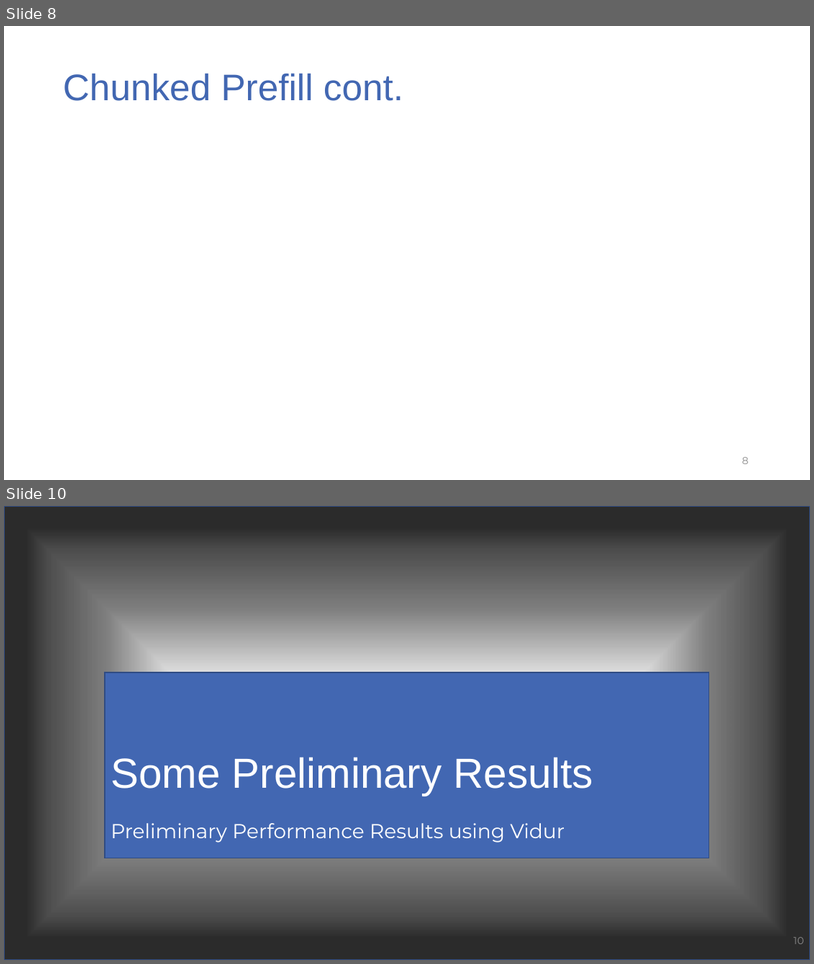
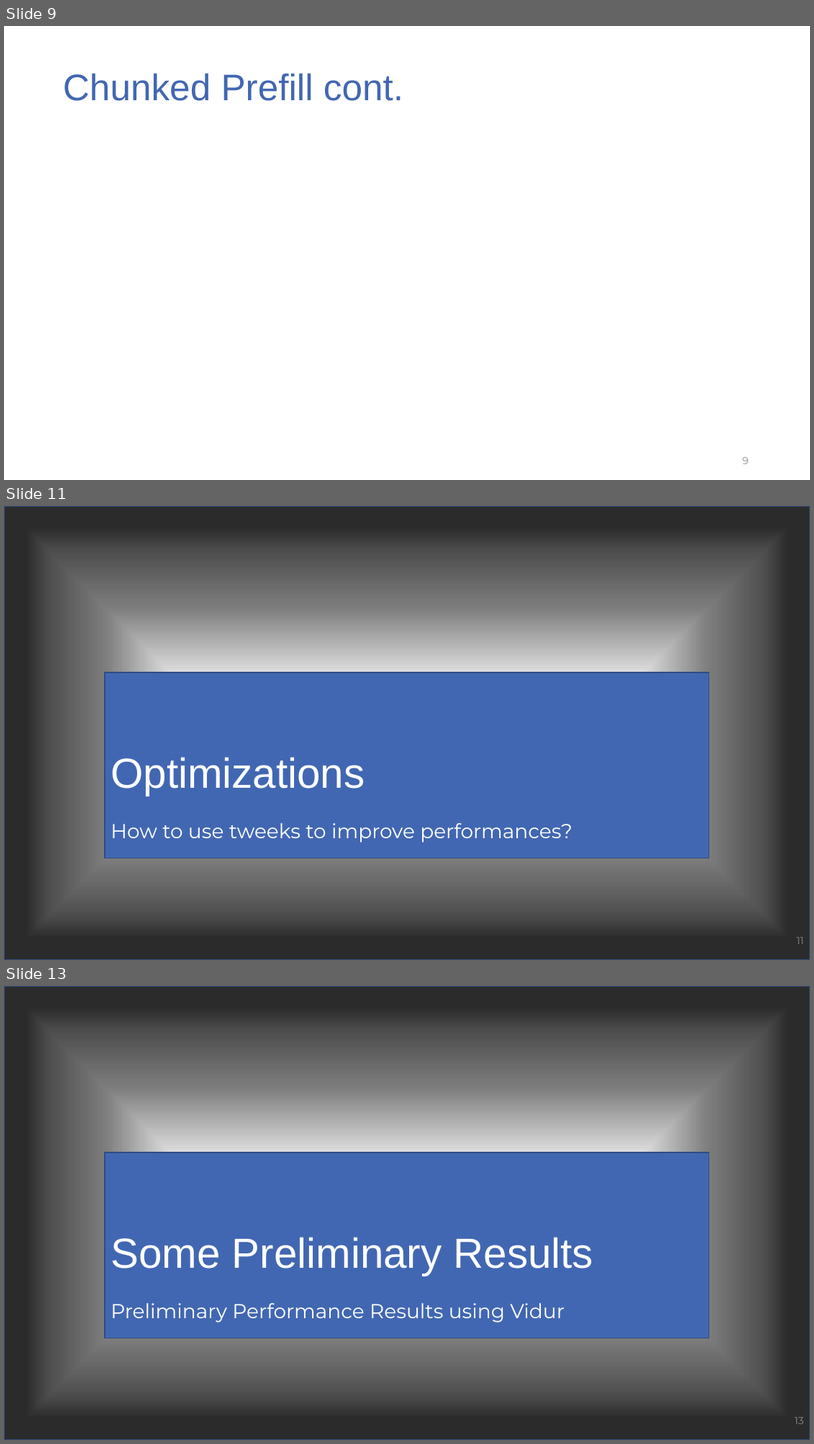
Before and after one commit to Franco-Galante/vidur-wip, a slide deck: lessons_learned_on_LLM_inference.pptx. Shown one above the other, each under a label of ours: slides 8 and 10 before the commit, slides 9, 11 and 13 after it; the slides between them are not shown. The pictures are 814x964 and 814x1444 pixels, drawn with LibreOffice and Linux fonts; fonts in the diff are those of the drawing; grey boxes stand for pictures; background and template pictures are left out; a plain dark background stands for a picture behind light text. Boxes give left, top, right and bottom in pixels: in the first picture for what was removed or moved away, otherwise in the second. Text is boxed around its words. In the diff, an @@ line names an element or a change of style, - is before the commit and + after.

```diff
--- a/lessons_learned_on_LLM_inference.pptx
+++ b/lessons_learned_on_LLM_inference.pptx
@@ slide 11 added at [4, 506, 810, 960], background picture (left out); not listed: 2 template elements that a slide beside it also shows @@
@@ title added at [111, 757, 365, 795], 50 pt, text #FFFFFF @@
+Optimizations
@@ text added at [111, 823, 573, 842], 24 pt, text #FFFFFF @@
+How to use tweeks to improve performances?
@@ page number added at [797, 937, 804, 944], 12 pt, text #8C8C8C @@
+11
@@ what was slide 8 is now slide 9 @@
@@ page number at [743, 457, 749, 464]: text changed @@
-8
+9
@@ what was slide 10 is now slide 13 @@
@@ page number at [795, 1417, 805, 1424]: text changed @@
-10
+13
```
Also in this commit, not shown: 1 slide changed, 3 other slides added, 1 slide removed, 4 other files.
